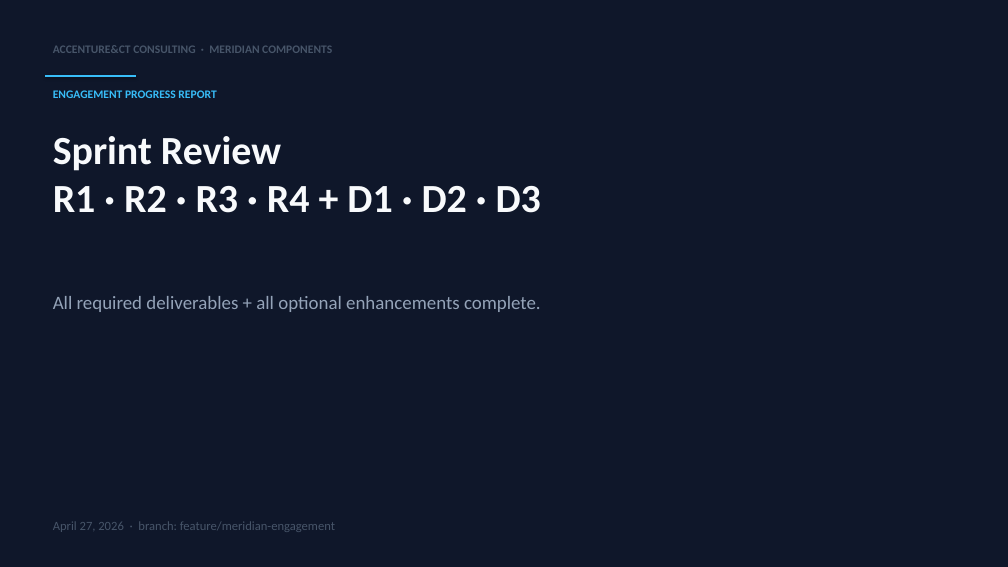
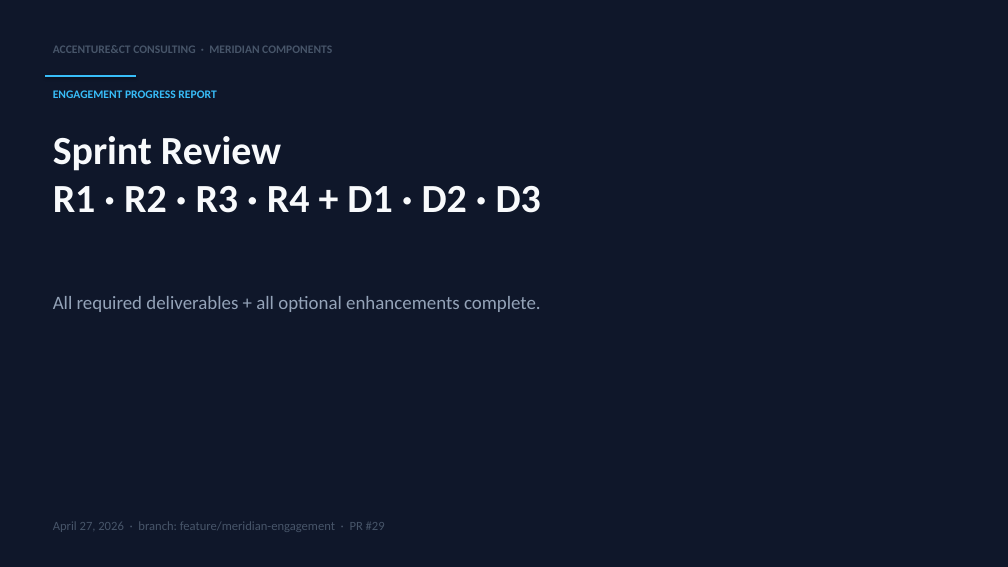
Before and after one commit to lindsey-anthropic/meridian-workshop, a slide deck: slide 1 of proposal/progress-report.pptx. Drawn at 1008x567 pixels with LibreOffice and Linux fonts; fonts in the diff are those of the drawing. Boxes give left, top, right and bottom in pixels: in the first picture for what was removed or moved away, otherwise in the second. Text is boxed around its words. In the diff, an @@ line names an element or a change of style, - is before the commit and + after.

```diff
--- a/proposal/progress-report.pptx
+++ b/proposal/progress-report.pptx
@@ text at (x1=53, y1=521, x2=385, y2=532): text changed @@
-April 27, 2026 · branch: feature/meridian-engagement
+April 27, 2026 · branch: feature/meridian-engagement · PR #29
```
Also in this commit, not shown: 4 other slides changed, 1 other file.
